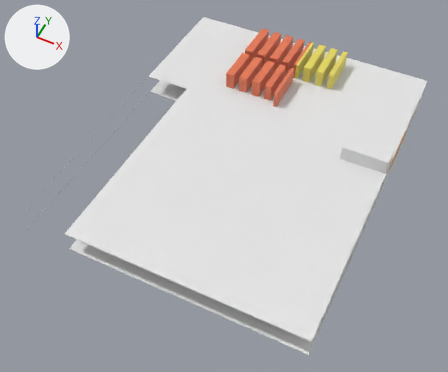
The Blender file plan.blend: old version first, new version second.
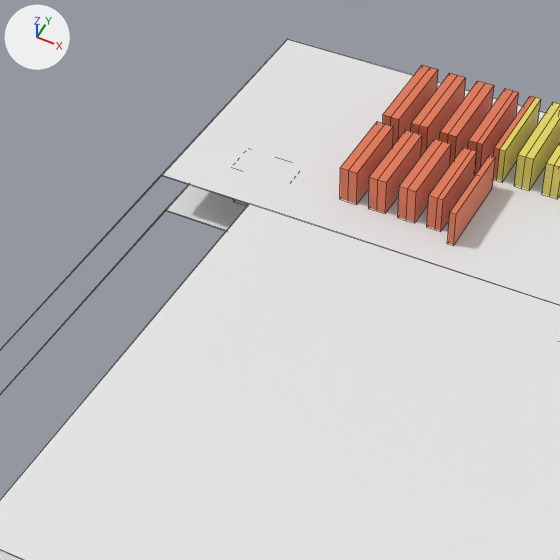
Old and new are each drawn whole from a 50 mm camera at (51.4, -37.3, 72.7) aimed at (21.8, 22.0, -1.4) and again close up on the part from 17% to 72% of the width and 0% to 66% of the height. Lighting does not change. The marker at upper left points along +X, +Y and +Z. The close-ups show mesh edges as thin lines.

In view in the first close-up: 'M01', 'M04', 'M06', 'M08', 'M12', 'M14', 'M16', 'M18', 'N04', 'N06', 'Sol', 'Sol.002'.
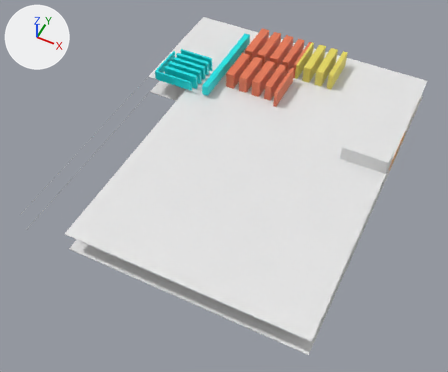
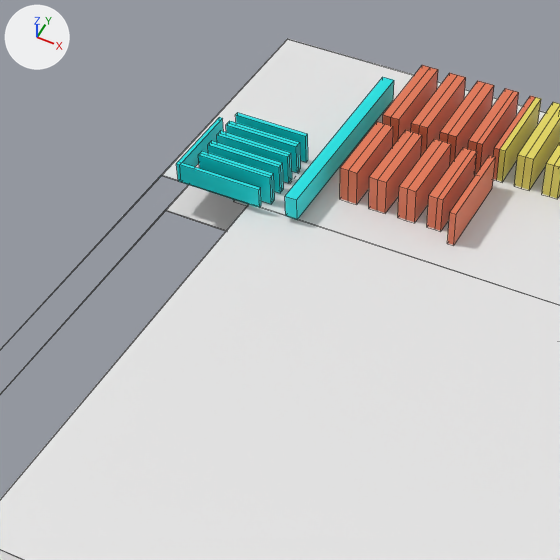
Location of each change, (x1, y1, x2, y2) in pixels of the close-ups (560 x 560 px):
```json
{"object": "R12", "change": "added", "after": [285, 77, 394, 220], "on screen": "cyan"}
{"object": "R01", "change": "added", "after": [176, 117, 261, 208], "on screen": "cyan"}
{"object": "R02", "change": "added", "after": [198, 153, 273, 204], "on screen": "cyan"}
{"object": "R10", "change": "added", "after": [236, 112, 308, 162], "on screen": "cyan"}
{"object": "R04", "change": "added", "after": [208, 143, 282, 193], "on screen": "cyan"}
{"object": "R06", "change": "added", "after": [217, 133, 290, 183], "on screen": "cyan"}
{"object": "R08", "change": "added", "after": [226, 123, 299, 173], "on screen": "cyan"}
{"object": "R03", "change": "added", "after": [200, 151, 275, 201]}
{"object": "R05", "change": "added", "after": [210, 140, 284, 190]}
{"object": "R07", "change": "added", "after": [219, 130, 292, 181]}
{"object": "R09", "change": "added", "after": [228, 121, 301, 170]}
```

Scene script edits in JSON lines:
```json
{"op": "add", "block": "me_cube_135", "code": ["me_cube_135 = bpy.data.meshes.new('Cube.135')", "me_cube_135.from_pydata(...)  # a box spanning x -1.62..1.62, y -1.4..1.4, z -0.71..0.71", "me_cube_135.materials.append(mat_material)  # cyan #00e5e7"]}
{"op": "add", "block": "me_cube_126", "code": ["me_cube_126 = bpy.data.meshes.new('Cube.126')", "me_cube_126.from_pydata(...)  # a box spanning x -4.04..4.04, y -2.17..2.17, z -1.2..1.2", "me_cube_126.materials.append(mat_material)  # cyan #00e5e7"]}
{"op": "add", "block": "me_cube_125", "code": ["me_cube_125 = bpy.data.meshes.new('Cube.125')", "me_cube_125.from_pydata(...)  # 16 vertices, 13 faces; spans x -4.56..4.56, y -1.88..1.88, z -1.53..1.53", "me_cube_125.materials.append(mat_material)  # cyan #00e5e7"]}
{"op": "add", "block": "ob_r10", "code": ["ob_r10 = bpy.data.objects.new('R10', me_cube_135)", "ob_r10.location = (6.42, 41.73, 4.95)", "ob_r10.scale = (1.9, 0.118, 1.75)"]}
{"op": "add", "block": "ob_r09", "code": ["ob_r09 = bpy.data.objects.new('R09', me_cube_135.copy())", "ob_r09.location = (6.38, 40.54, 4.95)", "ob_r09.scale = (1.9, 0.107, 1.75)"]}
{"op": "add", "block": "ob_r08", "code": ["ob_r08 = bpy.data.objects.new('R08', me_cube_135.copy())", "ob_r08.location = (6.38, 40.24, 4.95)", "ob_r08.scale = (1.9, 0.107, 1.75)"]}
{"op": "add", "block": "ob_r07", "code": ["ob_r07 = bpy.data.objects.new('R07', me_cube_135.copy())", "ob_r07.location = (6.38, 39.13, 4.95)", "ob_r07.scale = (1.9, 0.107, 1.75)"]}
{"op": "add", "block": "ob_r06", "code": ["ob_r06 = bpy.data.objects.new('R06', me_cube_135.copy())", "ob_r06.location = (6.38, 38.83, 4.95)", "ob_r06.scale = (1.9, 0.107, 1.75)"]}
{"op": "add", "block": "ob_r05", "code": ["ob_r05 = bpy.data.objects.new('R05', me_cube_135.copy())", "ob_r05.location = (6.38, 37.74, 4.95)", "ob_r05.scale = (1.9, 0.107, 1.75)"]}
{"op": "add", "block": "ob_r04", "code": ["ob_r04 = bpy.data.objects.new('R04', me_cube_135.copy())", "ob_r04.location = (6.38, 37.44, 4.95)", "ob_r04.scale = (1.9, 0.107, 1.75)"]}
{"op": "add", "block": "ob_r03", "code": ["ob_r03 = bpy.data.objects.new('R03', me_cube_135.copy())", "ob_r03.location = (6.38, 36.32, 4.95)", "ob_r03.scale = (1.9, 0.107, 1.75)"]}
{"op": "add", "block": "ob_r02", "code": ["ob_r02 = bpy.data.objects.new('R02', me_cube_135.copy())", "ob_r02.location = (6.38, 36.02, 4.95)", "ob_r02.scale = (1.9, 0.107, 1.75)"]}
{"op": "add", "block": "ob_r12", "code": ["ob_r12 = bpy.data.objects.new('R12', me_cube_126)", "ob_r12.location = (11.75, 43.25, 4.95)", "ob_r12.scale = (0.124, 3.88, 0.781)"]}
{"op": "add", "block": "ob_r01", "code": ["ob_r01 = bpy.data.objects.new('R01', me_cube_125)", "ob_r01.location = (5.6, 37.93, 4.95)", "ob_r01.scale = (0.776, 1.74, 0.545)"]}
```
